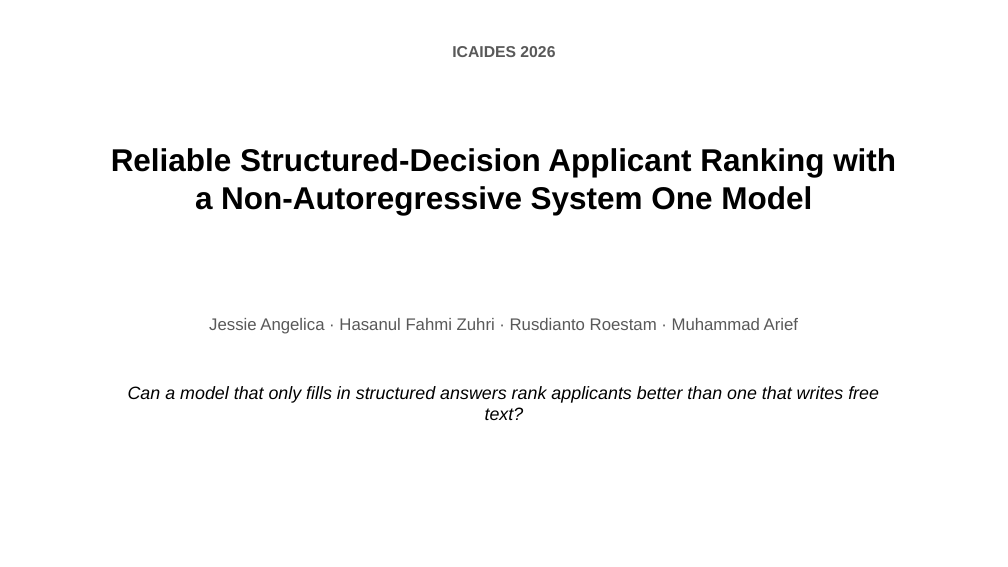
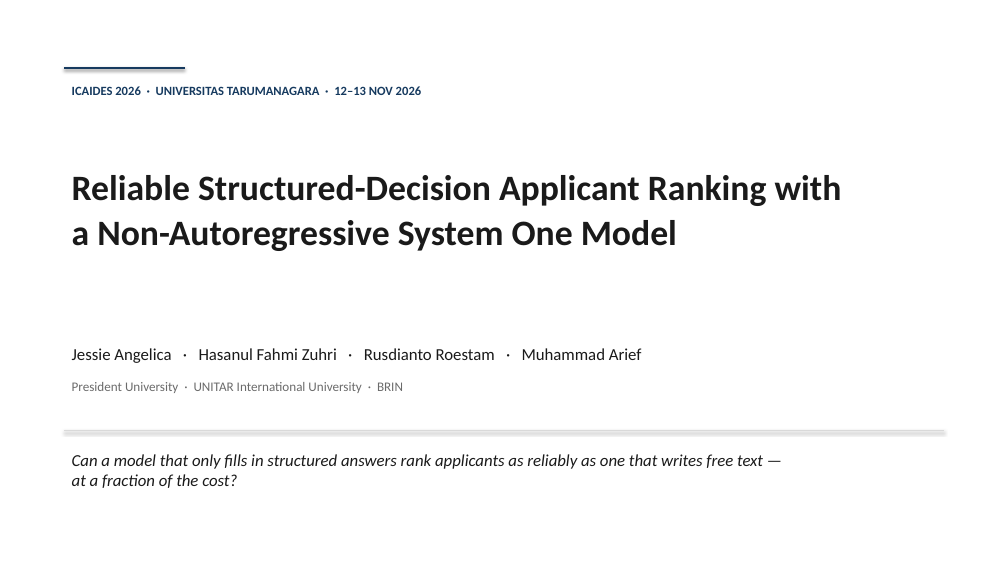
Before and after one commit to jessieangelicauni/hire-rank, a slide deck: slide 1 of docs/presentation/icaides2026_jev.pptx. Drawn at 1008x567 pixels with LibreOffice and Linux fonts; fonts in the diff are those of the drawing. Boxes give left, top, right and bottom in pixels: in the first picture for what was removed or moved away, otherwise in the second. Text is boxed around its words. In the diff, an @@ line names an element or a change of style, - is before the commit and + after.

```diff
--- a/docs/presentation/icaides2026_jev.pptx
+++ b/docs/presentation/icaides2026_jev.pptx
@@ line added from (64, 68) to (185, 68), #163A5F 2.5 pt @@
@@ text at <box>72,86,422,95</box>: text changed; size 15 to 12 pt; font Arial to Calibri; text colour #595959 to #163A5F @@
-ICAIDES 2026
+ICAIDES 2026 · UNIVERSITAS TARUMANAGARA · 12–13 NOV 2026
@@ text "Reliable Structured-Decision Applicant Ranking with ...": place and size @@
-text "Reliable Structured-Decision Applicant Ranking with ..." at <box>111,148,896,215</box>
+text "Reliable Structured-Decision Applicant Ranking with ..." at <box>72,175,842,251</box>
@@ text "Reliable Structured-Decision Applicant Ranking with ..." at <box>72,175,842,251</box>: size 30 to 34 pt, font Arial to Calibri, text colour #000000 to #1A1A1A; alignment centre to left; line spacing 1 to 1.05 @@
@@ text "Jessie Angelica · Hasanul Fahmi ...": place and size @@
-text "Jessie Angelica · Hasanul Fahmi ..." at <box>209,318,798,334</box>
+text "Jessie Angelica · Hasanul Fahmi ..." at <box>72,348,642,363</box>
@@ text "Jessie Angelica · Hasanul Fahmi ..." at <box>72,348,642,363</box>: font Arial to Calibri, text colour #595959 to #1A1A1A; alignment centre to left @@
@@ text added at <box>72,382,403,393</box>, 12.5 pt, text #6B6B6B @@
+President University · UNITAR International University · BRIN
@@ line added from (64, 431) to (944, 431), #D9D9D9 1 pt @@
@@ text at <box>72,454,763,488</box>: text changed; size 17 to 16 pt; font Arial to Calibri; text colour #000000 to #1A1A1A @@
-Can a model that only fills in structured answers rank applicants better than one that writes free text?
+Can a model that only fills in structured answers rank applicants as reliably as one that writes free text — at a fraction of the cost?
```
Also in this commit, not shown: 9 other slides changed, 4 slides added, 4 slides removed, 7 other files.
